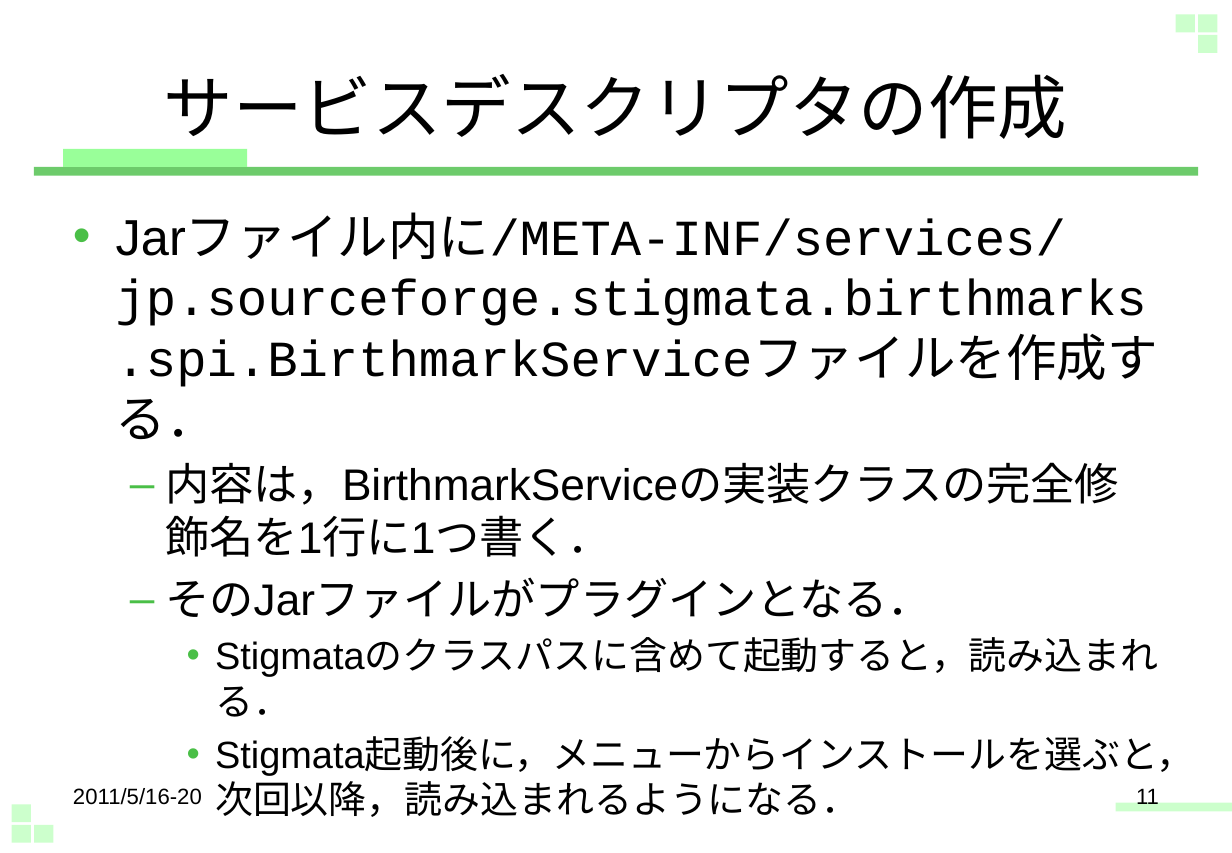
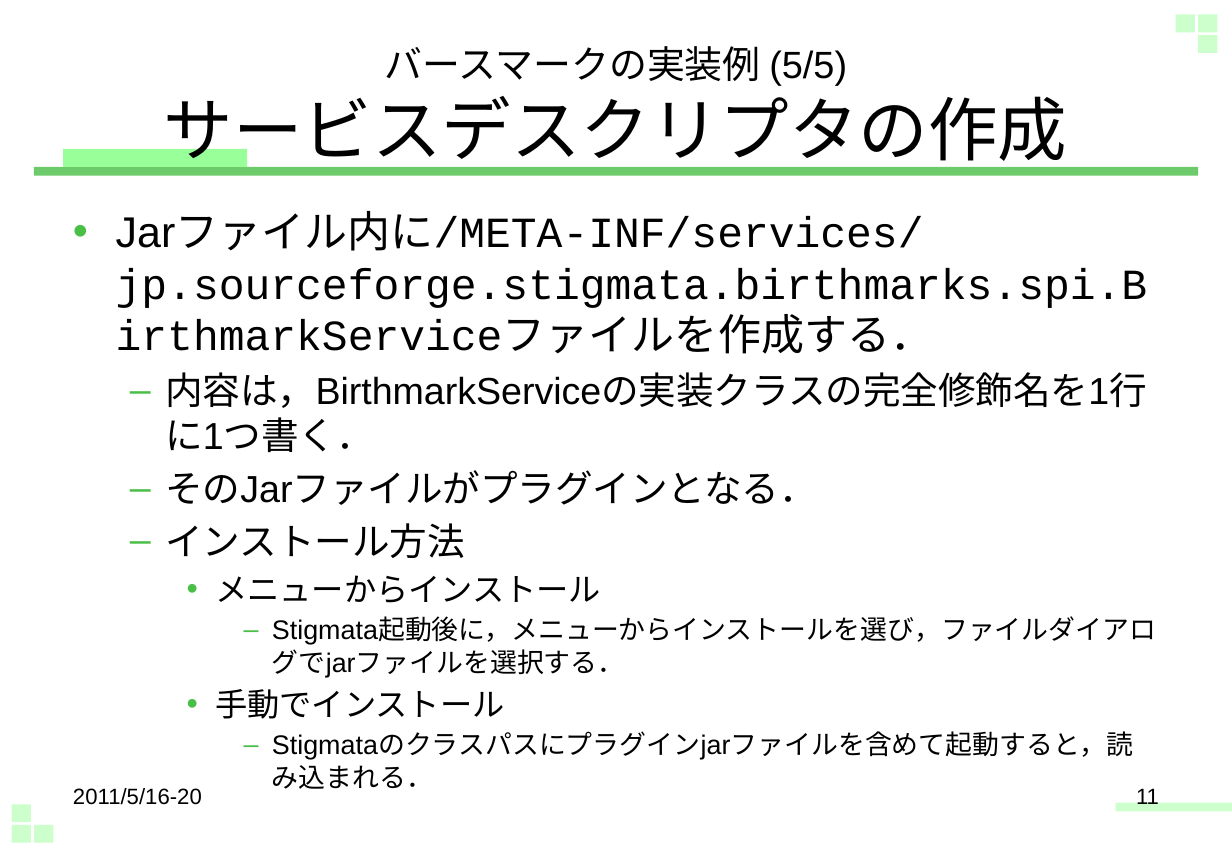
Before and after one commit to zz-fork-repository/jp-stigmata-core, a slide deck: slide 11 of src/docs/extends_stigmata.pptx. Drawn at 1232x853 pixels with LibreOffice and Linux fonts; fonts in the diff are those of the drawing. Boxes give left, top, right and bottom in pixels: in the first picture for what was removed or moved away, otherwise in the second. Text is boxed around its words. In the diff, an @@ line names an element or a change of style, - is before the commit and + after.

```diff
--- a/src/docs/extends_stigmata.pptx
+++ b/src/docs/extends_stigmata.pptx
@@ title at <box>164,46,1067,173</box>: text changed; size 44 to 24 pt @@
-サービスデスクリプタの作成
+バースマークの実装例 (5/5)
+サービスデスクリプタの作成
@@ text at <box>116,213,1148,505</box>: size 32 to 27.2 pt in "Jarファイル内に/META-INF/services/jp.sourceforge.stigmata.birthmar ..."; size 28 to 23.8 pt in "内容は，BirthmarkServiceの実装クラスの完全修飾名を1行に1つ書く．", "そのJarファイルがプラグインとなる．" @@
@@ text at <box>165,523,1156,760</box>: text changed; size 24 to 17 pt @@
-    • Stigmataのクラスパスに含めて起動すると，読み込まれる．
-    • Stigmata起動後に，メニューからインストールを選ぶと，次回以降，読み込まれるようになる．
+  – インストール方法
+    • メニューからインストール
+      – Stigmata起動後に，メニューからインストールを選び，ファイルダイアログでjarファイルを選択する．
+    • 手動でインストール
+      – Stigmataのクラスパスにプラグインjarファイルを含めて起動すると，読み込まれる．
```
Also in this commit, not shown: 7 other slides changed, 3 slides added, 2 other files.
